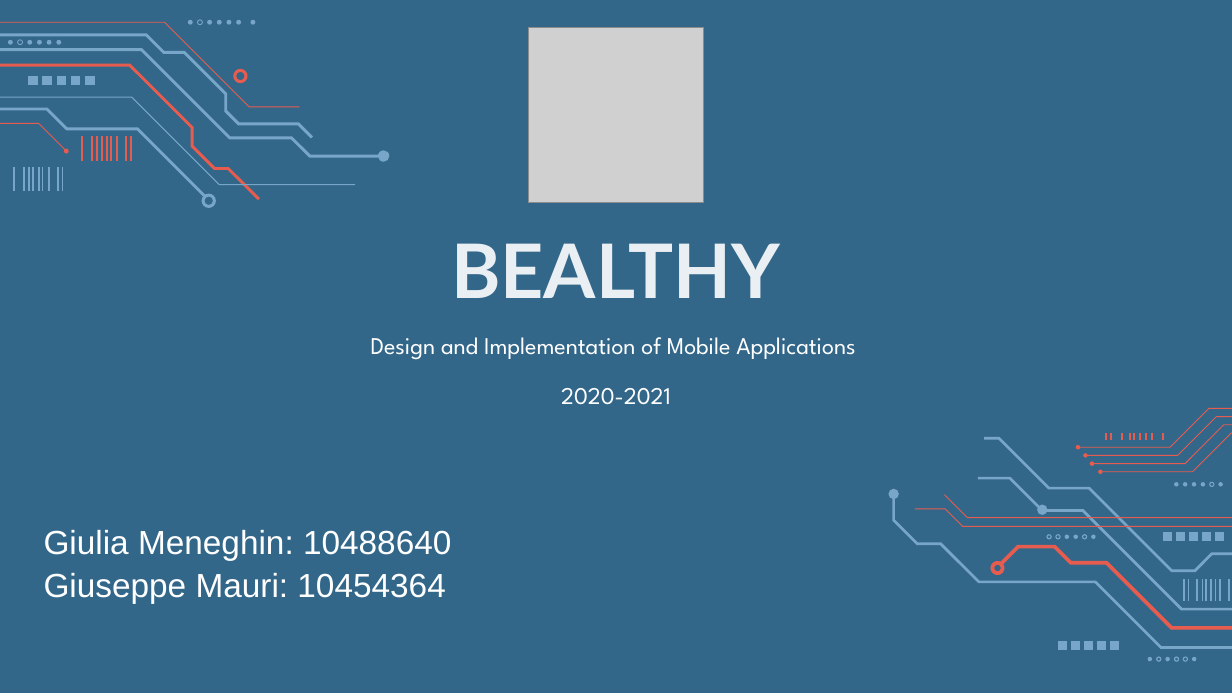
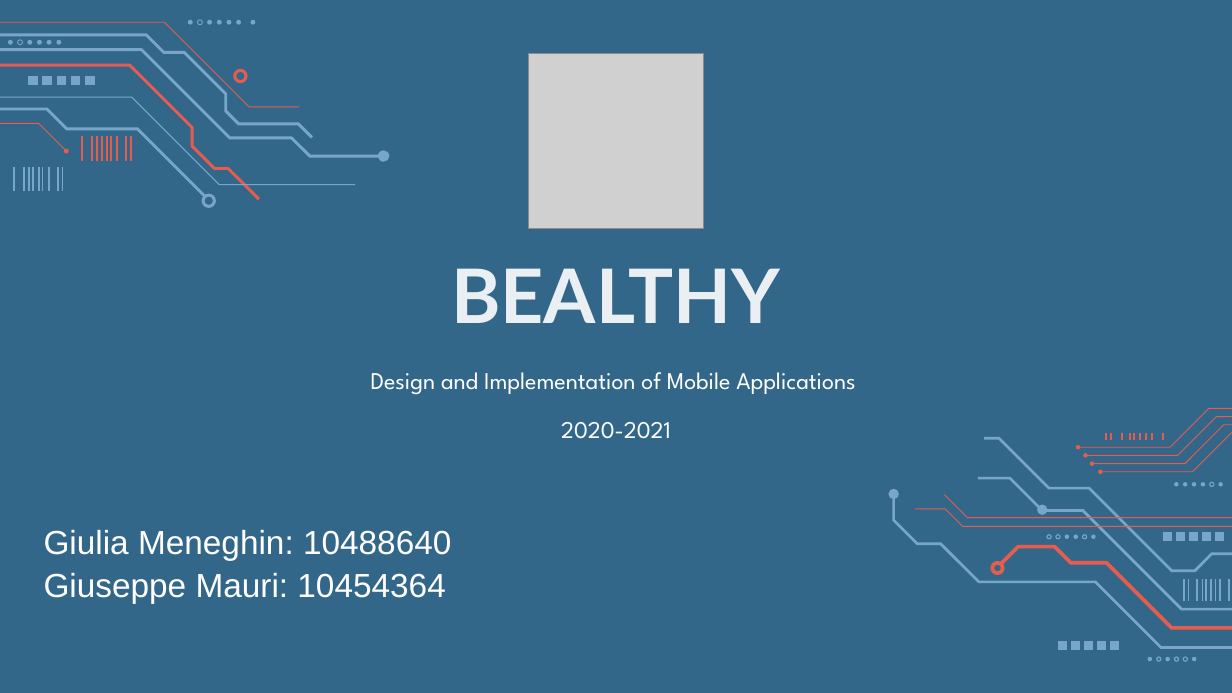
Before and after one commit to Ciuse/Bealthy_app, a slide deck: slide 1 of Presentazione/Presentazione Bealthy.pptx. Drawn at 1232x693 pixels with LibreOffice and Linux fonts; fonts in the diff are those of the drawing; grey boxes stand for pictures. Boxes give left, top, right and bottom in pixels: in the first picture for what was removed or moved away, otherwise in the second. Text is boxed around its words. In the diff, an @@ line names an element or a change of style, - is before the commit and + after.

```diff
--- a/Presentazione/Presentazione Bealthy.pptx
+++ b/Presentazione/Presentazione Bealthy.pptx
@@ picture: place and size @@
-picture at (529, 28, 703, 202)
+picture at (529, 54, 703, 228)
@@ title "BEALTHY": place and size @@
-title "BEALTHY" at (451, 243, 780, 298)
+title "BEALTHY" at (451, 268, 780, 323)
@@ subtitle "Design and Implementation of Mobile ...": place and size @@
-subtitle "Design and Implementation of Mobile ..." at (371, 337, 855, 405)
+subtitle "Design and Implementation of Mobile ..." at (371, 372, 855, 439)
```
Also in this commit, not shown: 4 other slides changed.
